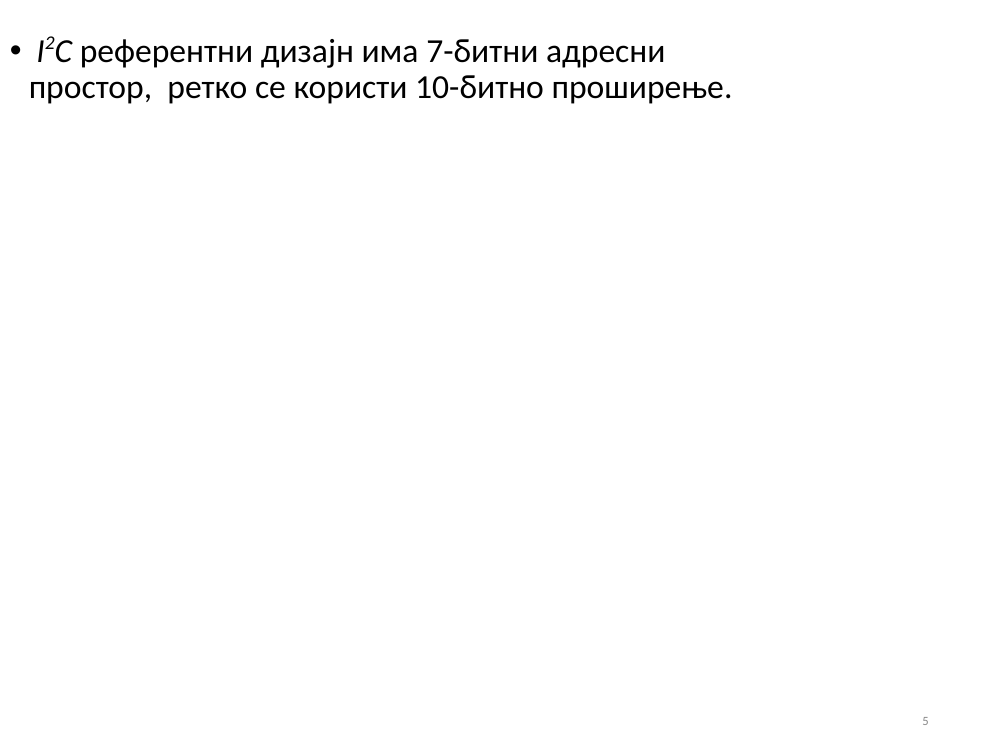
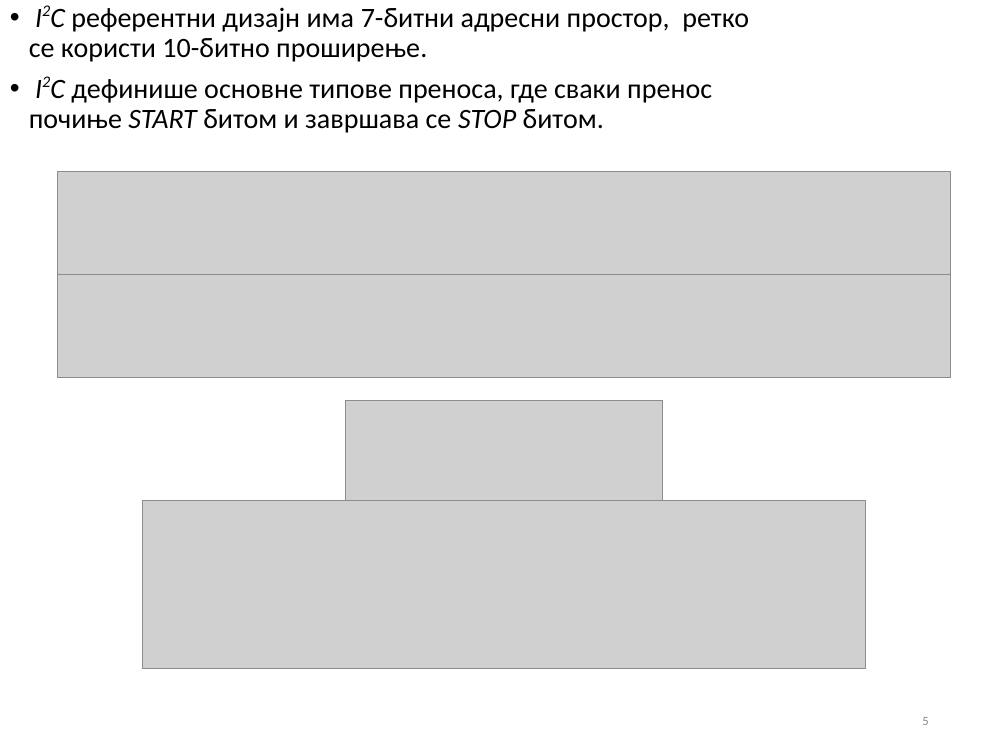
Before and after one commit to fjasic/bsc, a slide deck: slide 5 of documentation/Filip_Jasic_RA46-2014-prezentacija.ppt. Drawn at 1008x756 pixels with LibreOffice and Linux fonts; fonts in the diff are those of the drawing; grey boxes stand for pictures; background and template pictures are left out. Boxes give left, top, right and bottom in pixels: in the first picture for what was removed or moved away, otherwise in the second. Text is boxed around its words. In the diff, an @@ line names an element or a change of style, - is before the commit and + after.

```diff
--- a/documentation/Filip_Jasic_RA46-2014-prezentacija.ppt
+++ b/documentation/Filip_Jasic_RA46-2014-prezentacija.ppt
@@ text "I2C референтни дизајн има 7-битни ...": place and size @@
-text "I2C референтни дизајн има 7-битни ..." at (29, 39, 733, 104)
+text "I2C референтни дизајн има 7-битни ..." at (29, 7, 749, 133)
@@ text at (29, 7, 749, 62): size 24 to 20 pt in "I2C референтни дизајн има 7-битни адресни простор, ..." @@
@@ text at (29, 79, 712, 133): paragraph added @@
+• I2C дефинише основне типове преноса, где сваки пренос почиње START битом и завршава се STOP битом.
@@ picture added at (57, 171, 951, 274) @@
@@ picture added at (57, 274, 951, 377) @@
@@ picture added at (346, 400, 663, 509) @@
@@ picture added at (143, 500, 866, 668) @@
```
Also in this commit, not shown: 2 other slides changed, 9 slides added, 7 slides removed, 5 other files.
